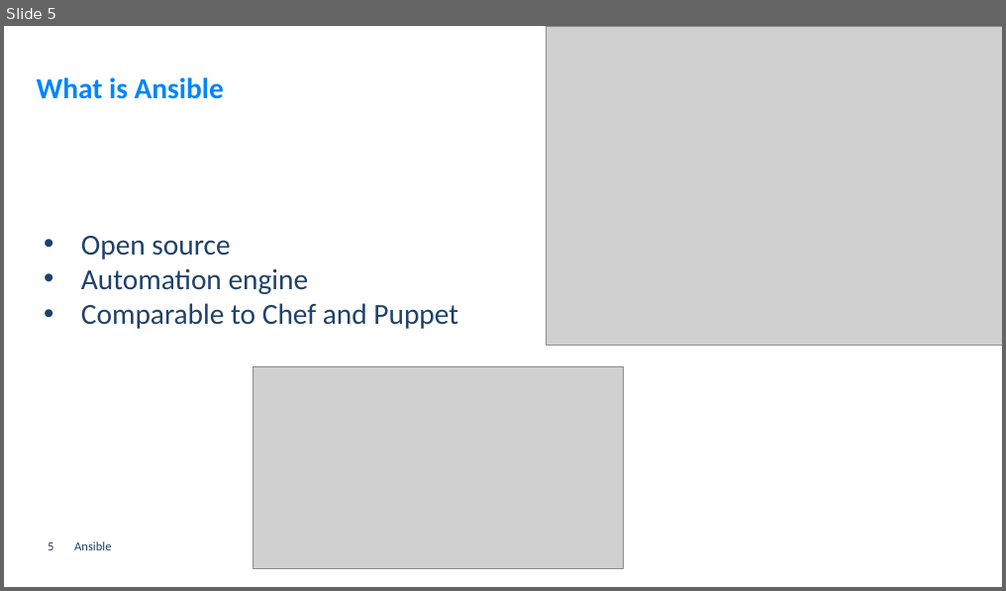
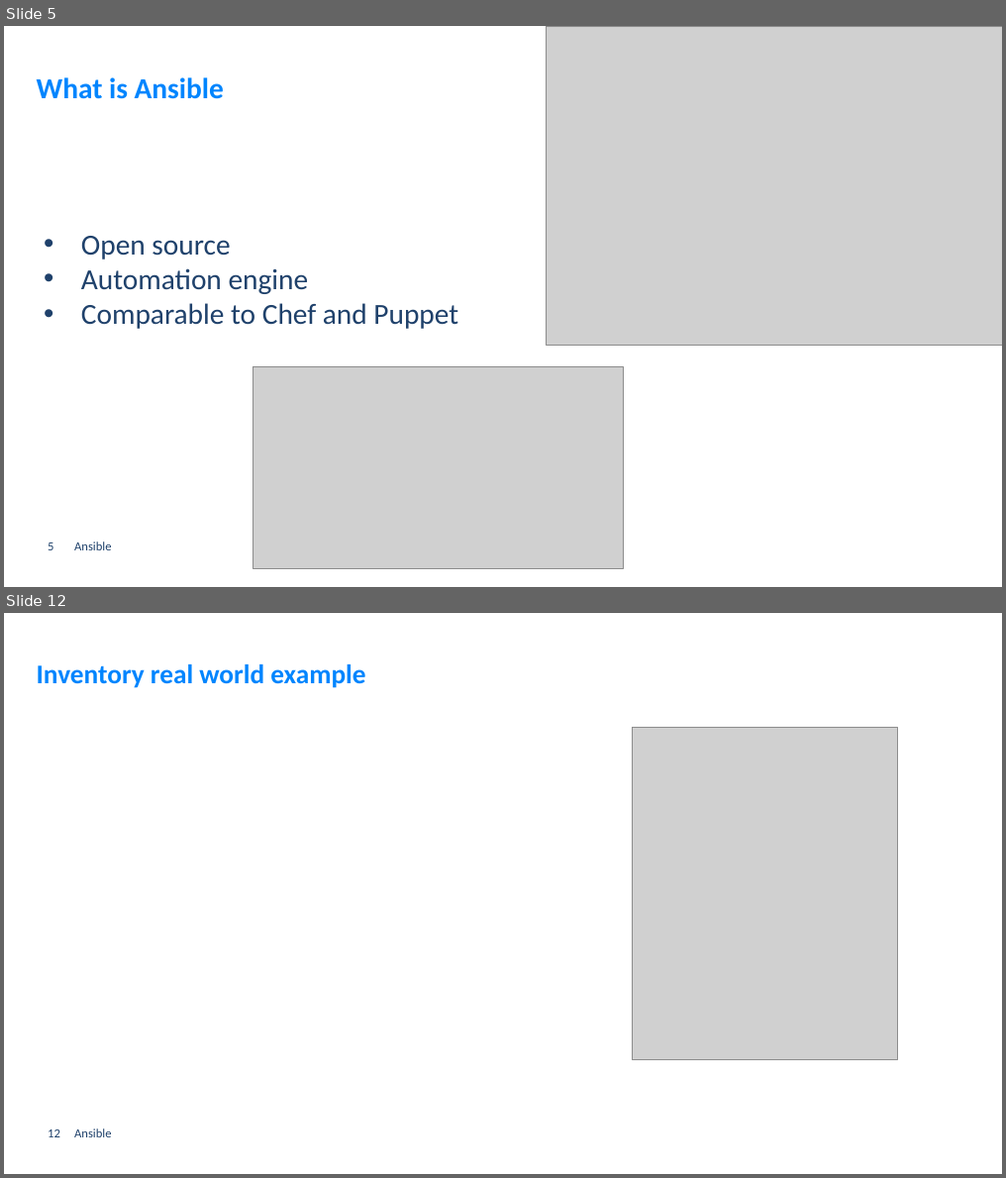
Before and after one commit to GerritVanMol/Ansible_Introduction-21_22, a slide deck: Documents/Ansible_BasicsAndHowToGetStarted.pptx. Shown one above the other, each under a label of ours: slide 5 before the commit, slides 5 and 12 after it; the slides between them are not shown. The pictures are 1006x591 and 1006x1178 pixels, drawn with LibreOffice and Linux fonts; fonts in the diff are those of the drawing; grey boxes stand for pictures; background and template pictures are left out. Boxes give left, top, right and bottom in pixels: in the first picture for what was removed or moved away, otherwise in the second. Text is boxed around its words. In the diff, an @@ line names an element or a change of style, - is before the commit and + after.

Commit message:
update Ansible ppt

```diff
--- a/Documents/Ansible_BasicsAndHowToGetStarted.pptx
+++ b/Documents/Ansible_BasicsAndHowToGetStarted.pptx
@@ slide 12 added at [4,613,1002,1174], background #FFFFFF @@
@@ title added at [37,664,365,688], 26 pt, text #0085FE, bold @@
+Inventory real world example
@@ picture added at [632,728,897,1060] @@
@@ page number added at [48,1130,60,1138], 12 pt, text #1F416B @@
+12
@@ text added at [74,1129,111,1138], 12 pt, text #1F416B @@
+Ansible
```
Also in this commit, not shown: 2 slides changed, 4 other slides added, 1 slide removed.
